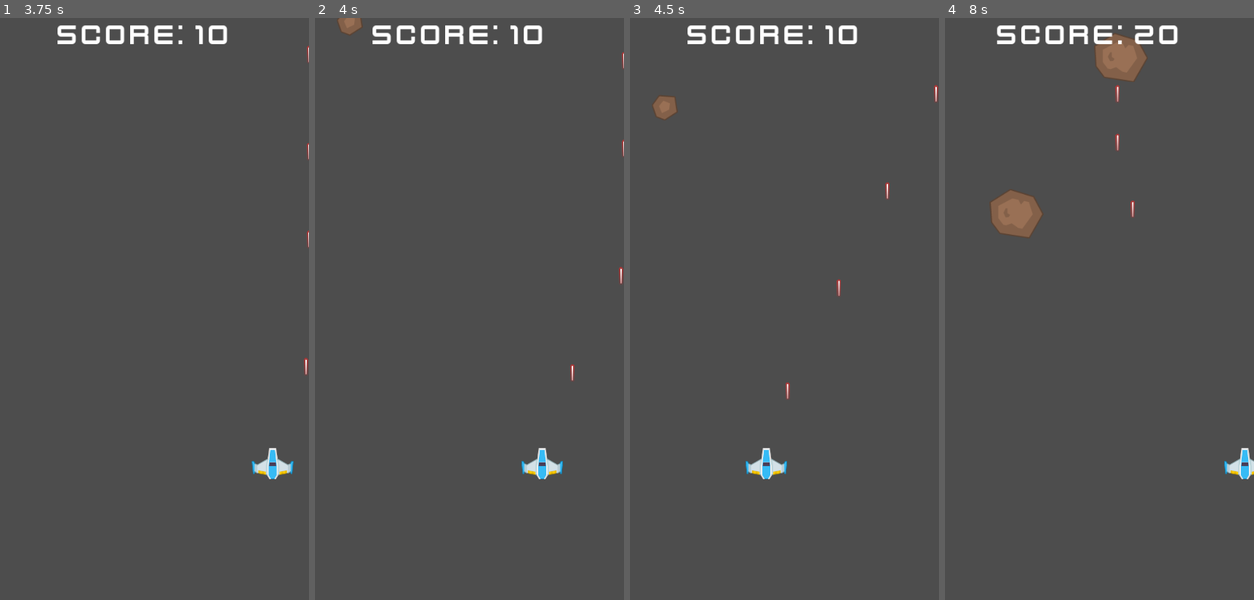
Above: before the commit, frames 1-4 (left to right).
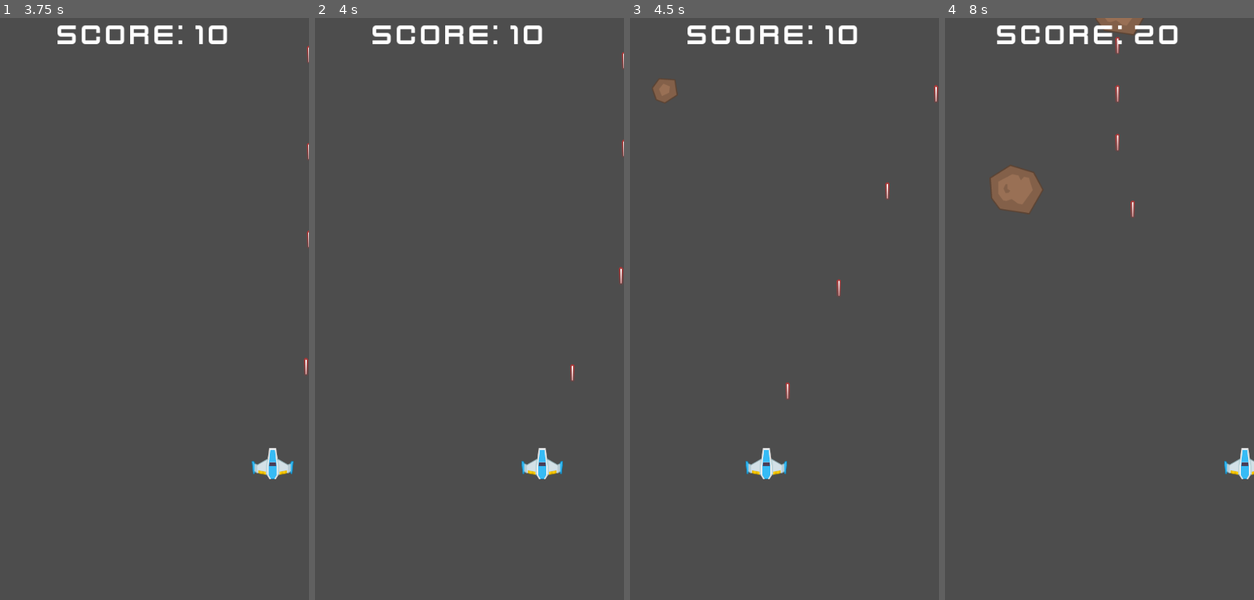
Above: after the commit, the same moments.

Repository: UnusualTitan711x/Stellar-Vortex
Game: Godot game, scene res://scenes/game.tscn
The game is run twice, just before and just after one commit, with the same random seed, the same clock (stepped at 60 frames per second) and the same inputs.
Inputs:
- Up to frame 1 (3.75 s): tap Enter at 0.5 s; hold D (move_right) 0.53-1.28 s; hold Space (shoot) 0.53-1.28 s; hold S (move_down) 1.28-2.03 s; tap Space (shoot) at 1.35, 2.85 s; hold D (move_right) 2.03-2.78 s; hold Space (shoot) 2.03-2.78 s; hold W (move_up) 2.78-3.53 s; hold A (move_left) from 3.53 s (still down); hold Space (shoot) from 3.53 s (still down)
- Up to frame 2 (4 s): keep holding A (move_left); keep holding Space (shoot)
- Up to frame 3 (4.5 s): keep holding A (move_left); release Space (shoot) at 4.28 s; tap Space (shoot) at 4.35 s
- Up to frame 4 (8 s): release A (move_left) at 5.03 s; hold S (move_down) 5.03-5.78 s; hold Space (shoot) 5.03-5.78 s; hold D (move_right) 5.78-6.53 s; tap Space (shoot) at 5.85, 7.35 s; hold W (move_up) 6.53-7.28 s; hold Space (shoot) 6.53-7.28 s; hold D (move_right) from 7.28 s (still down)

Frame 1 is identical in both runs. In frame 2, 0.2% of the frame differs, in the area x 7-16%, y 0-3%; in frame 3, 0.4%; in frame 4, 2.6%, in the area x 14-66%, y 0-38%.

Commit message:
Update game.gd

Diff:
--- a/scripts/game.gd
+++ b/scripts/game.gd
@@ -58,7 +58,7 @@
 		get_tree().reload_current_scene()
 
 	if spawn_timer.wait_time > 0.5:
-		spawn_timer.wait_time -= _delta * 0.05
+		spawn_timer.wait_time -= _delta * 0.005
 	elif spawn_timer.wait_time < 0.5:
 		spawn_timer.wait_time = 0.5
 	print(spawn_timer.wait_time)
